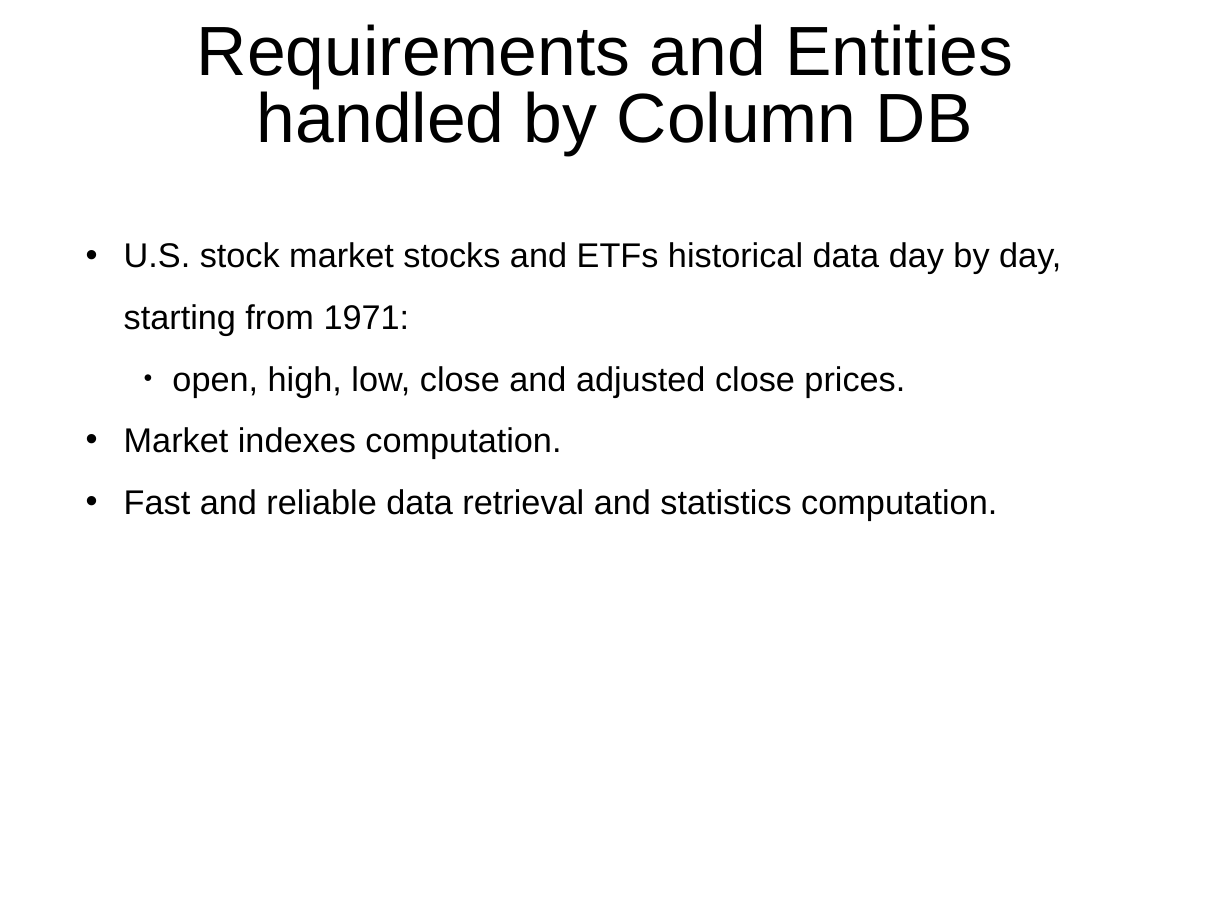
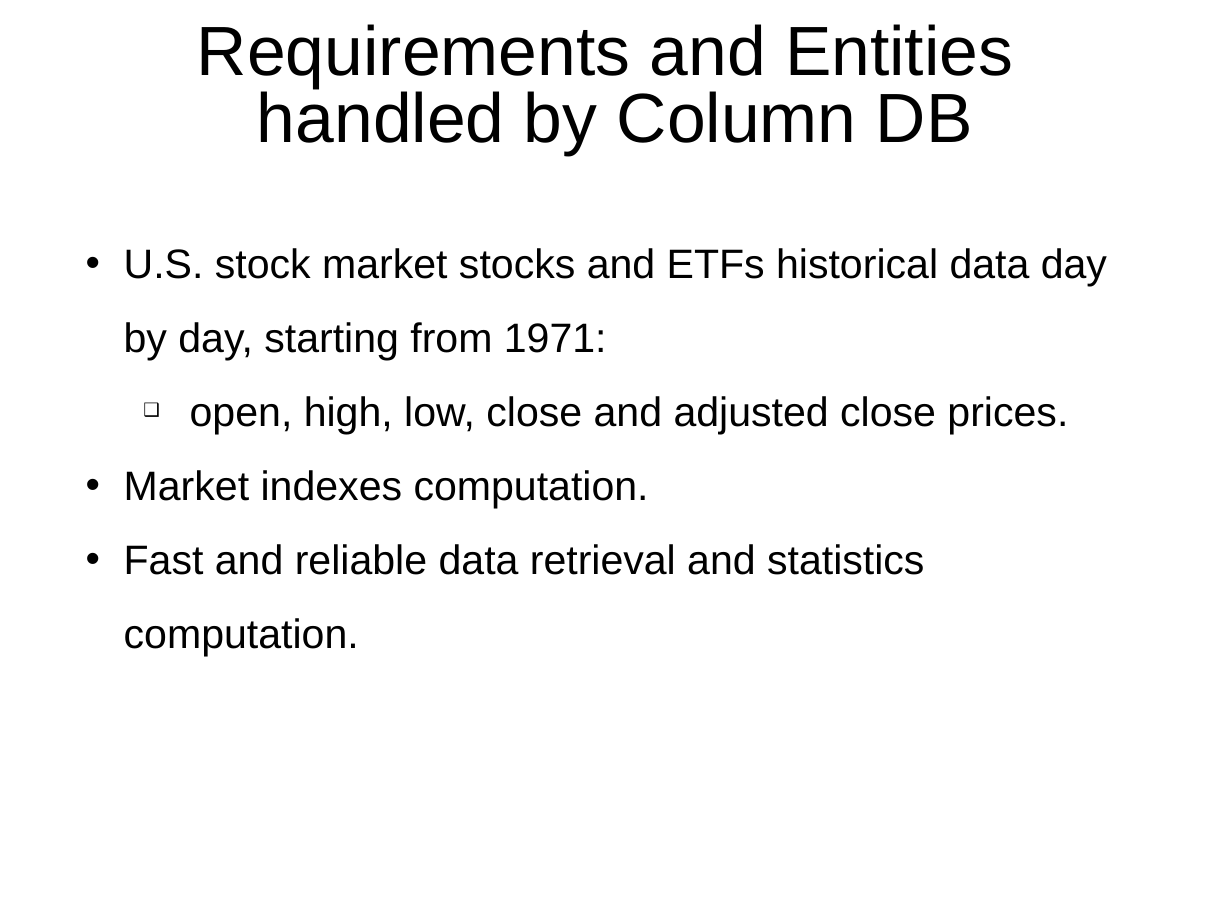
Before and after one commit to rambodrahmani/stocksim, a slide deck: slide 7 of documentation/stocksim_preliminary_presentation.pptx. Drawn at 1232x924 pixels with LibreOffice and Linux fonts; fonts in the diff are those of the drawing; background and template pictures are left out. Boxes give left, top, right and bottom in pixels: in the first picture for what was removed or moved away, otherwise in the second. Text is boxed around its words. In the diff, an @@ line names an element or a change of style, - is before the commit and + after.

```diff
--- a/documentation/stocksim_preliminary_presentation.pptx
+++ b/documentation/stocksim_preliminary_presentation.pptx
@@ text "U.S. stock market stocks and ..." at (124, 248, 1107, 656): size 20 to 24 pt; bullet ● to ❑ @@
```
Also in this commit, not shown: 3 other slides changed.
